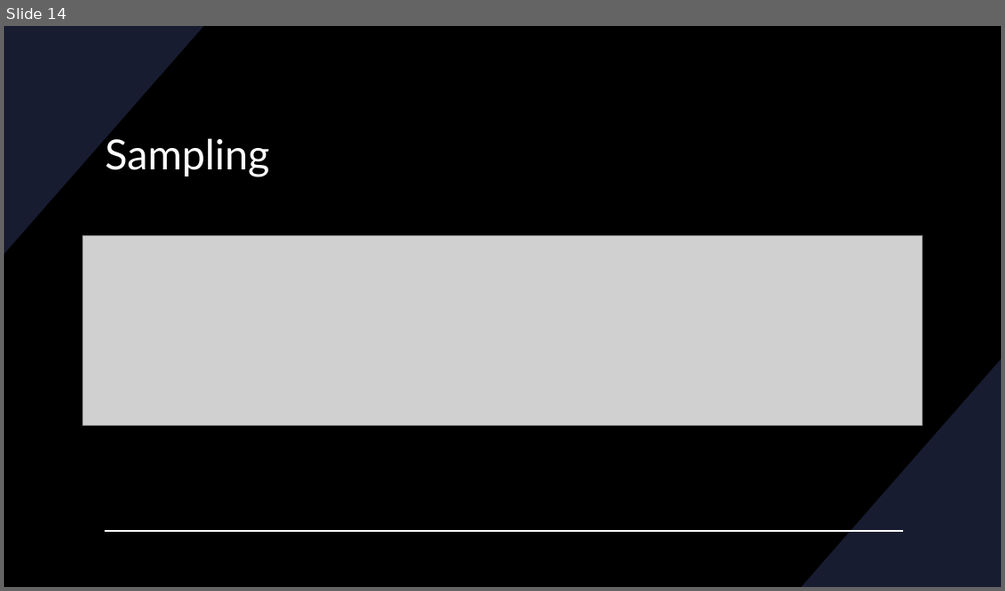
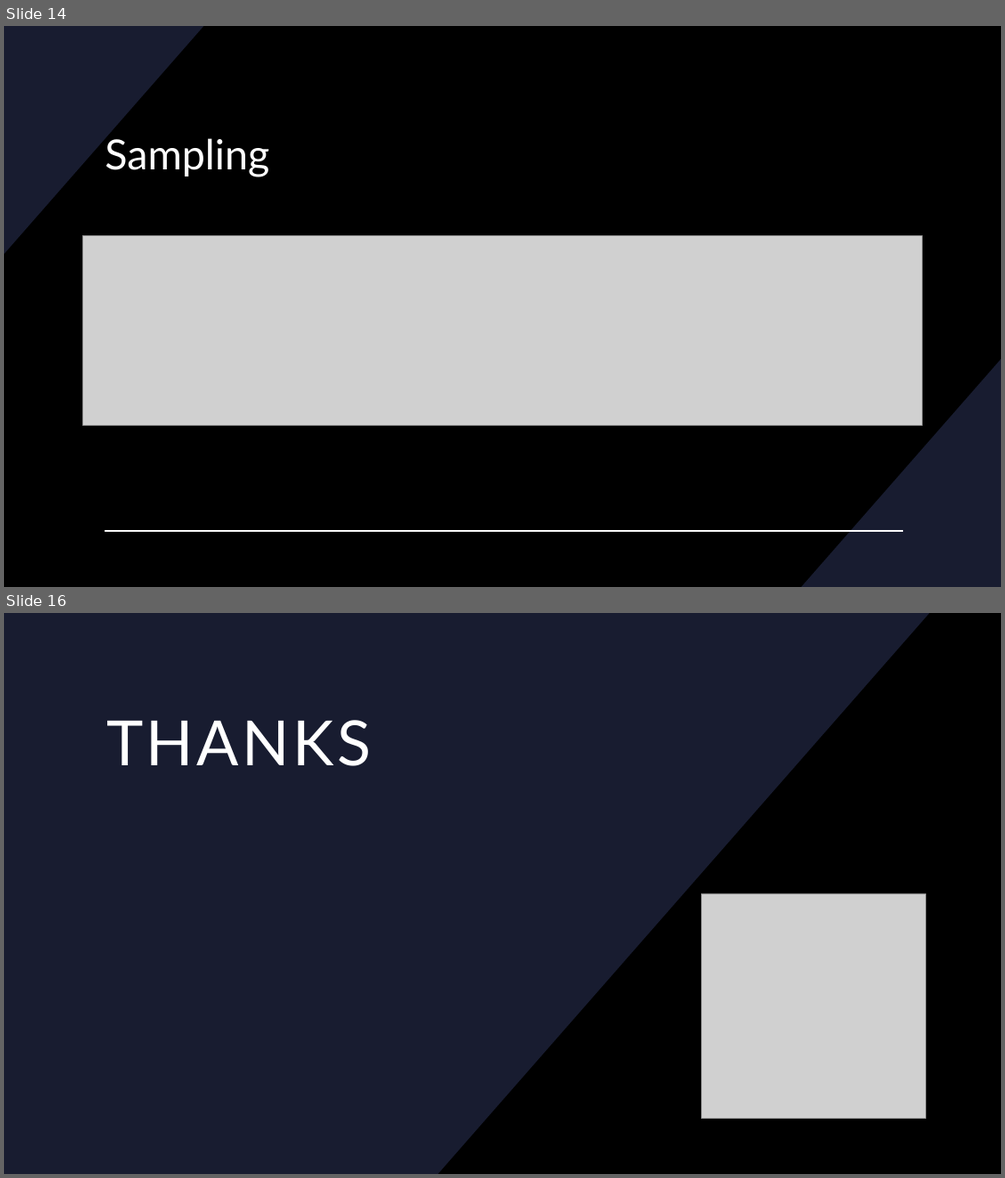
Before and after one commit to jeisonroa1/MapReduceHadoop, a slide deck: Presentation.pptx. Shown one above the other, each under a label of ours: slide 14 before the commit, slides 14 and 16 after it; the slides between them are not shown. The pictures are 1005x591 and 1005x1178 pixels, drawn with LibreOffice and Linux fonts; fonts in the diff are those of the drawing; grey boxes stand for pictures. Boxes give left, top, right and bottom in pixels: in the first picture for what was removed or moved away, otherwise in the second. Text is boxed around its words. In the diff, an @@ line names an element or a change of style, - is before the commit and + after.

Commit message:
Adding thanks Slide

```diff
--- a/Presentation.pptx
+++ b/Presentation.pptx
@@ slide 16 added at (x1=4, y1=613, x2=1001, y2=1174), background #000000; not listed: 2 template elements that a slide beside it also shows @@
@@ rectangle added at (x1=4, y1=613, x2=1001, y2=1174), fill #000000 @@
@@ freeform shape added at (x1=4, y1=613, x2=930, y2=1174), fill #181C30 @@
@@ freeform shape added at (x1=439, y1=613, x2=1001, y2=1174), fill #181C30 @@
@@ title added at (x1=106, y1=720, x2=371, y2=766), 60 pt, text #FFFFFF @@
+THANKS
@@ picture added at (x1=702, y1=893, x2=926, y2=1118) @@
```
Also in this commit, not shown: 3 slides changed.
